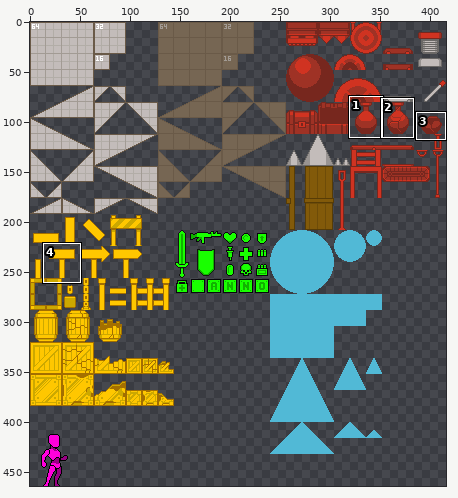
File history of a sprite sheet, Assets/05_Sprites/Enemy/Legacy Fantasy - Debug Map/Assets/Tiles.png. The picture above shows the old version from afar; the outline marks the close-up.
Close-up. Earlier state:
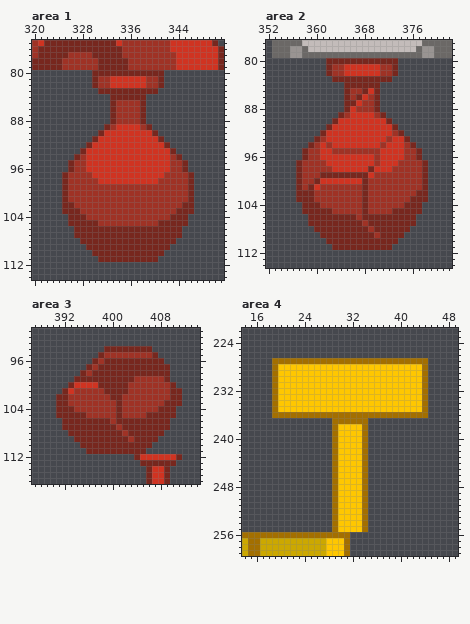
The file is 416x464 pixels. Colours within 5 levels of each other are drawn and written as one. Shown: area 1: x 320..351, y 75..114; area 2: x 352..382, y 77..114; area 3: x 387..414, y 91..116; area 4: x 14..49, y 222..259. The commit also changed other parts of the picture, which this record leaves out.
The result:
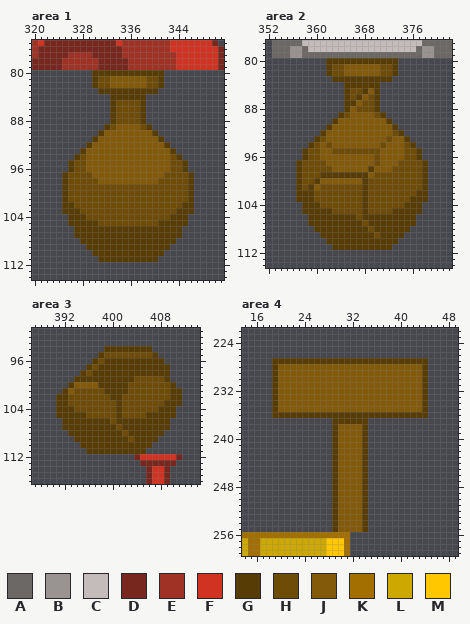
Palette (. is transparent): A #6b6866  B #999492  C #c3bcba  D #77271e  E #9f3225  F #d03321  G #573c06  H #6e4c08  J #825a0a  K #a36f00  L #cca800  M #ffc700
From old to new:
Area 1:
y 80: x 330..341 DDDDDDDDDDDD -> GGGGGGGGGGGG
y 81..82: x 330..341 DEEFFFFFFEED -> GHHJJJJJJHHG
y 83: x 331..340 DDDDDDDDDD -> GGGGGGGGGG
y 84: x 333..338 DDDDDD -> GGGGGG
y 85..88: x 333..338 DEEEED -> GHHHHG
y 89: x 332..339 DEFFFFED -> GHJJJJHG
y 90: x 331..340 DFFFFFFFFD -> GJJJJJJJJG
y 91: x 330..341 DFFFFFFFFFFD -> GJJJJJJJJJJG
y 92: x 329..342 DFFFFFFFFFFFFD -> GJJJJJJJJJJJJG
y 93: x 328..343 DFFFFFFFFFFFFFFD -> GJJJJJJJJJJJJJJG
y 94: x 327..344 DEFFFFFFFFFFFFFFED -> GHJJJJJJJJJJJJJJHG
y 95..96: x 326..345 DEEFFFFFFFFFFFFFFEED -> GHHJJJJJJJJJJJJJJHHG
y 97: x 325..346 DEEEEFFFFFFFFFFFFEEEED -> GHHHHJJJJJJJJJJJJHHHHG
y 98: x 325..346 DEEEEEFFFFFFFFFFEEEEED -> GHHHHHJJJJJJJJJJHHHHHG
y 99..101: x 325..346 DEEEEEEEEEEEEEEEEEEEED -> GHHHHHHHHHHHHHHHHHHHHG
y 102: x 325..346 DDEEEEEEEEEEEEEEEEEEDD -> GGHHHHHHHHHHHHHHHHHHGG
y 103: x 325..346 DDDEEEEEEEEEEEEEEEEDDD -> GGGHHHHHHHHHHHHHHHHGGG
y 104: x 326..345 DDDEEEEEEEEEEEEEEDDD -> GGGHHHHHHHHHHHHHHGGG
y 105: x 326..345 DDDDDEEEEEEEEEEDDDDD -> GGGGGHHHHHHHHHHGGGGG
y 106..107: x 327..344 DDDDDDDDDDDDDDDDDD -> GGGGGGGGGGGGGGGGGG
y 108: x 328..343 DDDDDDDDDDDDDDDD -> GGGGGGGGGGGGGGGG
y 109: x 329..342 DDDDDDDDDDDDDD -> GGGGGGGGGGGGGG
y 110: x 330..341 DDDDDDDDDDDD -> GGGGGGGGGGGG
y 111: x 331..340 DDDDDDDDDD -> GGGGGGGGGG
Area 2:
y 80: x 362..373 DDDDDDDDDDDD -> GGGGGGGGGGGG
y 81..82: x 362..373 DEEFFFFFFEED -> GHHJJJJJJHHG
y 83: x 363..372 DDDDDDDDDD -> GGGGGGGGGG
y 84: x 365..370 DDDDDD -> GGGGGG
y 85: x 365..370 DEEDFD -> GHHGJG
y 86: x 365..370 DEDFED -> GHGJHG
y 87: x 365..370 DDFEED -> GGJHHG
y 88: x 365..370 DFEEED -> GJHHHG
y 89: x 364..371 DEFFFFED -> GHJJJJHG
y 90: x 363..372 DFFFFFFFFD -> GJJJJJJJJG
y 91: x 362..373 DFFFFFFFFFFD -> GJJJJJJJJJJG
y 92: x 361..374 DFFFFFFFFFFFED -> GJJJJJJJJJJJHG
y 93: x 360..375 DEFFFFFFFFFFEFFD -> GHJJJJJJJJJJHJJG
y 94: x 359..376 DEFEFFFFFFFFEFFFED -> GHJHJJJJJJJJHJJJHG
y 95: x 358..377 DEEFFEEEEEEEEFFFFEED -> GHHJJHHHHHHHHJJJJHHG
y 96: x 358..377 DEEFFFFFFFFFEFFFFEED -> GHHJJJJJJJJJHJJJJHHG
y 97: x 357..378 DEEEEFFFFFFFFEFFFEEEED -> GHHHHJJJJJJJJHJJJHHHHG
y 98: x 357..378 DEEEEEFFFFFFDFFFEEEEED -> GHHHHHJJJJJJGJJJHHHHHG
y 99: x 357..378 DEEEDDDDDDDDFEEEEEEEED -> GHHHGGGGGGGGJHHHHHHHHG
y 100: x 357..378 DEEDFFFFFFFDEEEEEEEEED -> GHHGJJJJJJJGHHHHHHHHHG
y 101: x 357..378 DEDFEEEEEEEDEEEEEEEEED -> GHGJHHHHHHHGHHHHHHHHHG
y 102: x 357..378 DDDEEEEEEEEDEEEEEEEEDD -> GGGHHHHHHHHGHHHHHHHHGG
y 103: x 357..378 DDDEEEEEEEEDEEEEEEEDDD -> GGGHHHHHHHHGHHHHHHHGGG
y 104: x 358..377 DDDEEEEEEEDEEEEEEDDD -> GGGHHHHHHHGHHHHHHGGG
y 105: x 358..377 DDDDDEEEEEDEEEEDDDDD -> GGGGGHHHHHGHHHHGGGGG
y 106: x 359..376 DDDDDDDDEDDDDDDDDD -> GGGGGGGGHGGGGGGGGG
y 107: x 359..376 DDDDDDDDDEDDDDDDDD -> GGGGGGGGGHGGGGGGGG
y 108: x 360..375 DDDDDDDDDEDDDDDD -> GGGGGGGGGHGGGGGG
y 109: x 361..374 DDDDDDDDDEDDDD -> GGGGGGGGGHGGGG
y 110: x 362..373 DDDDDDDDDDDD -> GGGGGGGGGGGG
y 111: x 363..372 DDDDDDDDDD -> GGGGGGGGGG
Area 3:
y 94: x 399..406 DDDDDDDD -> GGGGGGGG
y 95: x 398..407 DEEEEEEEED -> GHHHHHHHHG
y 96: x 397..408 DEDDDDDDDDDD -> GHGGGGGGGGGG
y 97: x 396..409 DEDDDDDDDDDDDD -> GHGGGGGGGGGGGG
y 98: x 395..409 DEDDDDDDDDDDDDD -> GHGGGGGGGGGGGGG
y 99: x 394..409 DDDDDDDDDDEEEEED -> GGGGGGGGGGHHHHHG
y 100: x 393..410 DFFFFDDDDDEEEEEEED -> GJJJJGGGGGHHHHHHHG
y 101: x 392..411 DFEEEEEDDDDEEEEEEEDD -> GJHHHHHGGGGHHHHHHHGG
y 102: x 391..411 DDEEEEEEEDDEEEEEEEEDD -> GGHHHHHHHGGHHHHHHHHGG
y 103: x 391..411 DDEEEEEEEEDEEEEEEEDDD -> GGHHHHHHHHGHHHHHHHGGG
y 104: x 391..410 DDDEEEEEEEDEEEEEEDDD -> GGGHHHHHHHGHHHHHHGGG
y 105: x 391..410 DDDDDEEEEEDEEEEDDDDD -> GGGGGHHHHHGHHHHGGGGG
y 106: x 392..409 DDDDDDDDEDDDDDDDDD -> GGGGGGGGHGGGGGGGGG
y 107: x 392..409 DDDDDDDDDEDDDDDDDD -> GGGGGGGGGHGGGGGGGG
y 108: x 393..408 DDDDDDDDDEDDDDDD -> GGGGGGGGGHGGGGGG
y 109: x 394..407 DDDDDDDDDEDDDD -> GGGGGGGGGHGGGG
y 110: x 395..406 DDDDDDDDDDDD -> GGGGGGGGGGGG
y 111: x 396..405 DDDDDDDDDD -> GGGGGGGGGG
Area 4:
y 227: x 19..44 KKKKKKKKKKKKKKKKKKKKKKKKKK -> GGGGGGGGGGGGGGGGGGGGGGGGGG
y 228..235: x 19..44 KMMMMMMMMMMMMMMMMMMMMMMMMK -> GJJJJJJJJJJJJJJJJJJJJJJJJG
y 236: x 19..44 KKKKKKKKKKKKKKKKKKKKKKKKKK -> GGGGGGGGGGGGGGGGGGGGGGGGGG
y 237: x 29..34 KKKKKK -> GGGGGG
y 238..255: x 29..34 KMMMMK -> GJJJJG
